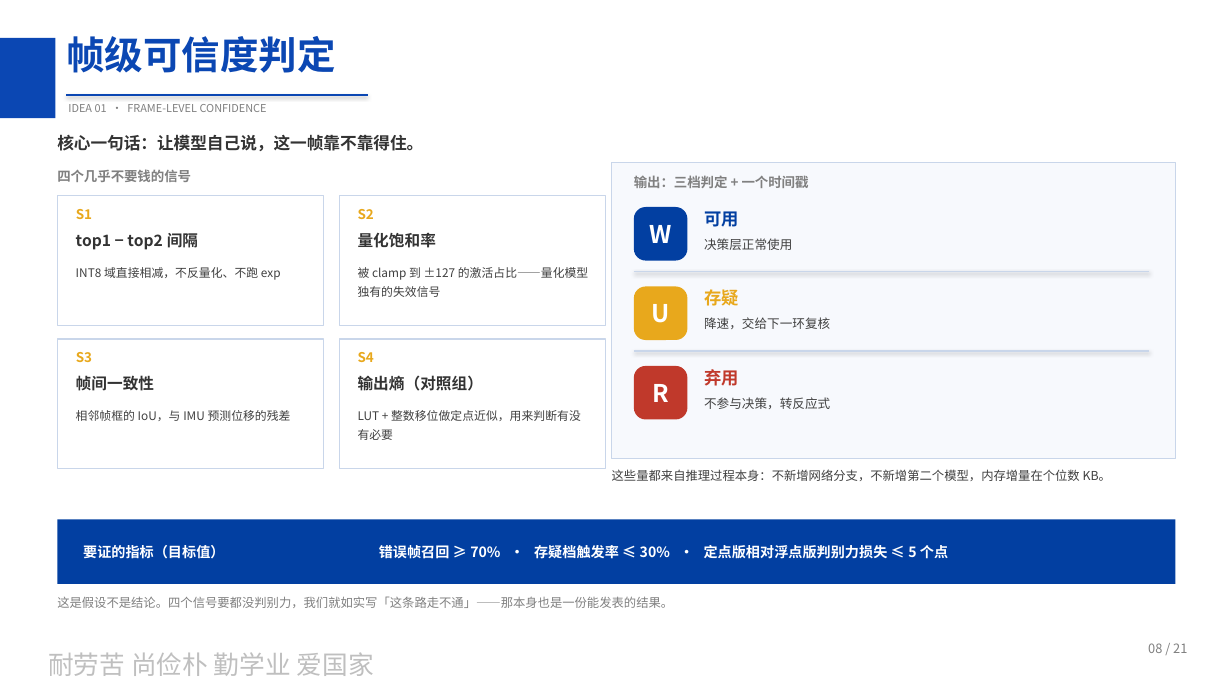
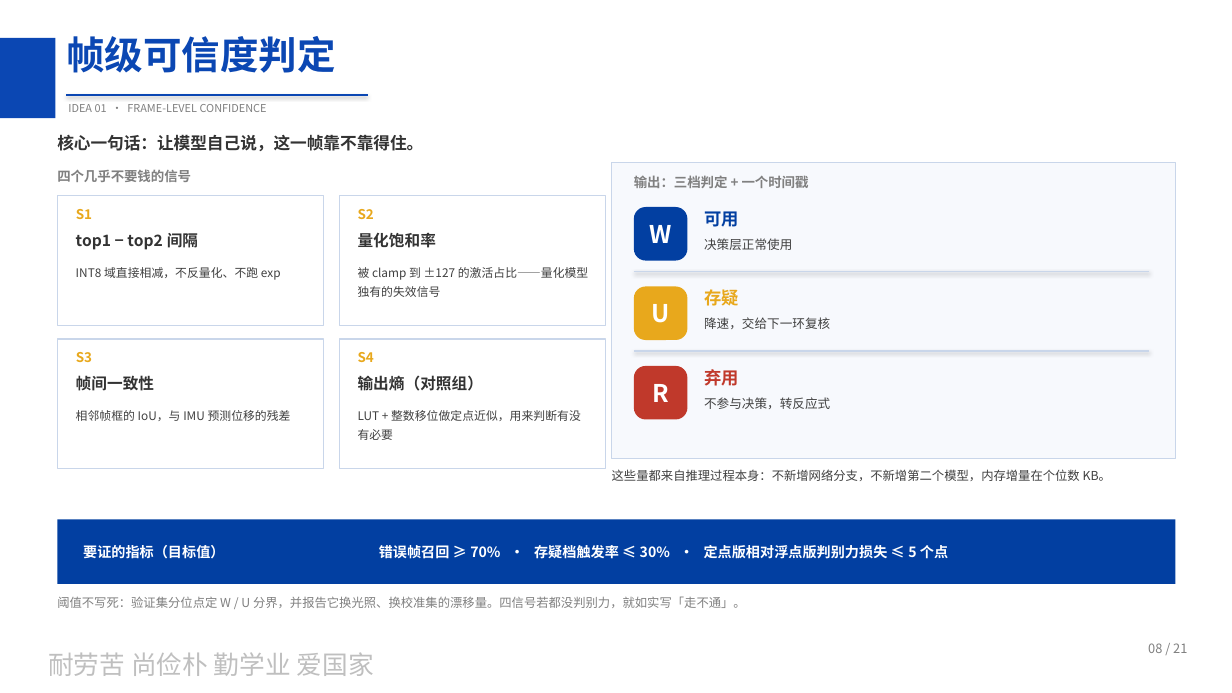
Before and after one commit to peach-ai280/srtp-tiny-detect-car, a slide deck: slide 8 of docs/01_立项/立项答辩_20261020.pptx. Drawn at 1232x693 pixels with LibreOffice and Linux fonts; fonts in the diff are those of the drawing; background and template pictures are left out. Boxes give left, top, right and bottom in pixels: in the first picture for what was removed or moved away, otherwise in the second. Text is boxed around its words. In the diff, an @@ line names an element or a change of style, - is before the commit and + after.

```diff
--- a/docs/01_立项/立项答辩_20261020.pptx
+++ b/docs/01_立项/立项答辩_20261020.pptx
@@ text at (57, 596, 746, 608): text changed @@
-这是假设不是结论。四个信号要都没判别力，我们就如实写「这条路走不通」——那本身也是一份能发表的结果。
+阈值不写死：验证集分位点定 W / U 分界，并报告它换光照、换校准集的漂移量。四信号若都没判别力，就如实写「走不通」。
```
Also in this commit, not shown: 7 other slides changed, 10 other files.
